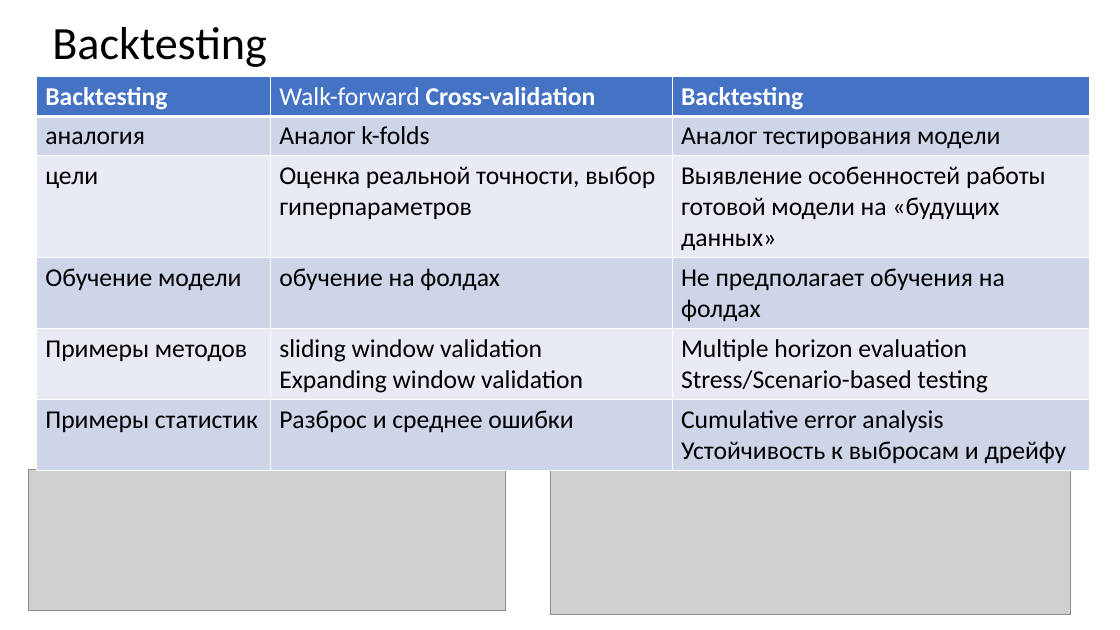
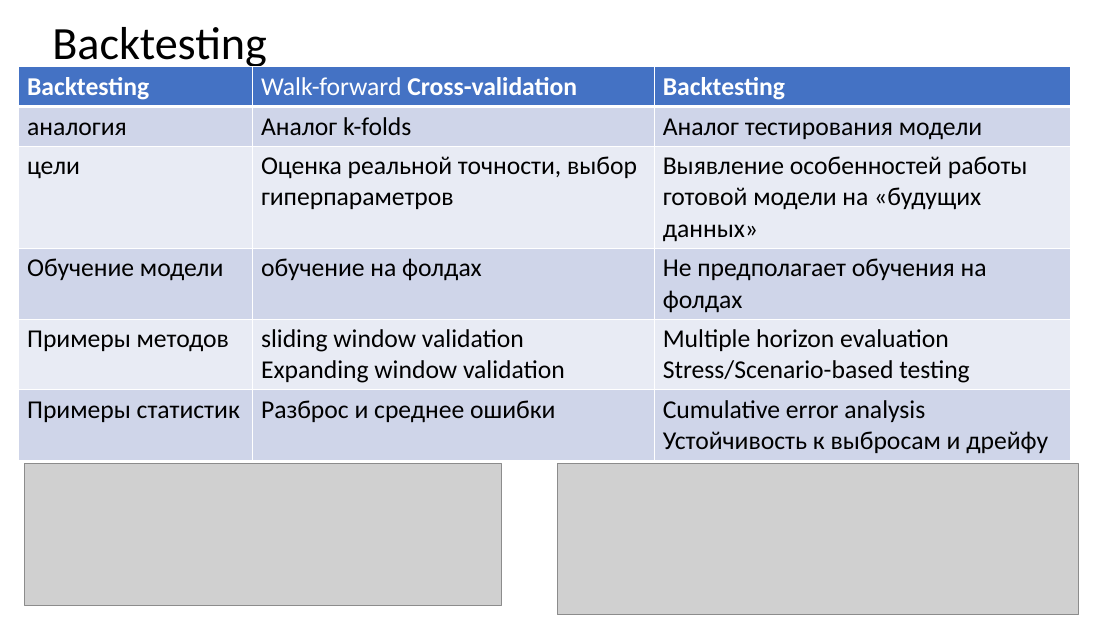
Before and after one commit to MVRonkin/TimeSeriesCourse, a slide deck: slide 8 of 2025/04-2 Оценка качества предсказаний ВР.pptx (slide 6 before the commit). Drawn at 1120x630 pixels with LibreOffice and Linux fonts; fonts in the diff are those of the drawing; grey boxes stand for pictures. Boxes give left, top, right and bottom in pixels: in the first picture for what was removed or moved away, otherwise in the second. Text is boxed around its words. In the diff, an @@ line names an element or a change of style, - is before the commit and + after.

```diff
--- a/2025/04-2 Оценка качества предсказаний ВР.pptx
+++ b/2025/04-2 Оценка качества предсказаний ВР.pptx
@@ table: place and size @@
-table at <box>37,76,1090,468</box>
+table at <box>18,67,1071,458</box>
@@ picture: place and size @@
-picture at <box>29,470,506,612</box>
+picture at <box>24,464,502,606</box>
@@ picture: place and size @@
-picture at <box>550,464,1071,615</box>
+picture at <box>558,464,1079,615</box>
```
Also in this commit, not shown: 7 other slides changed, 12 slides added, 1 other file.
